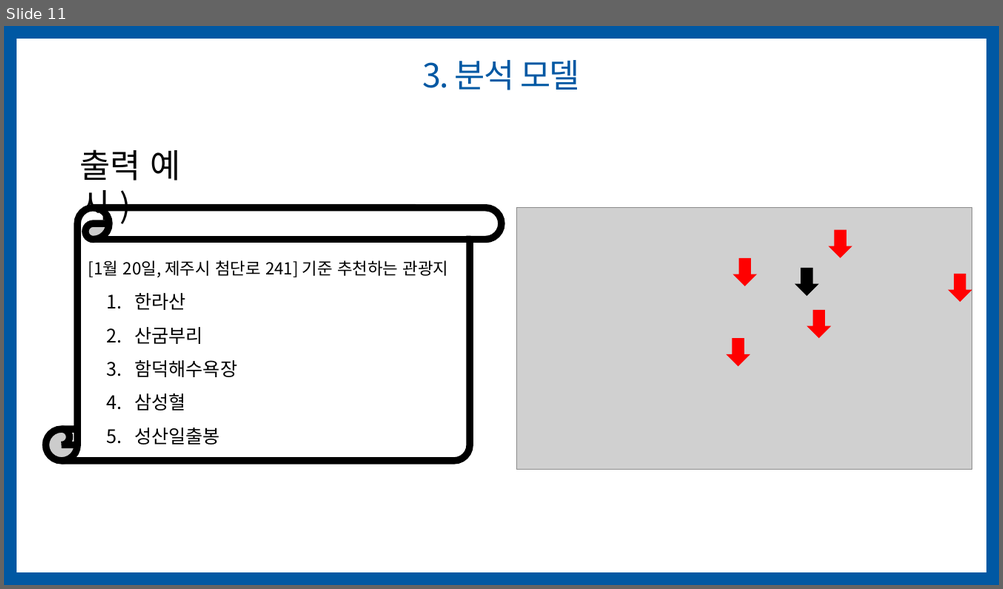
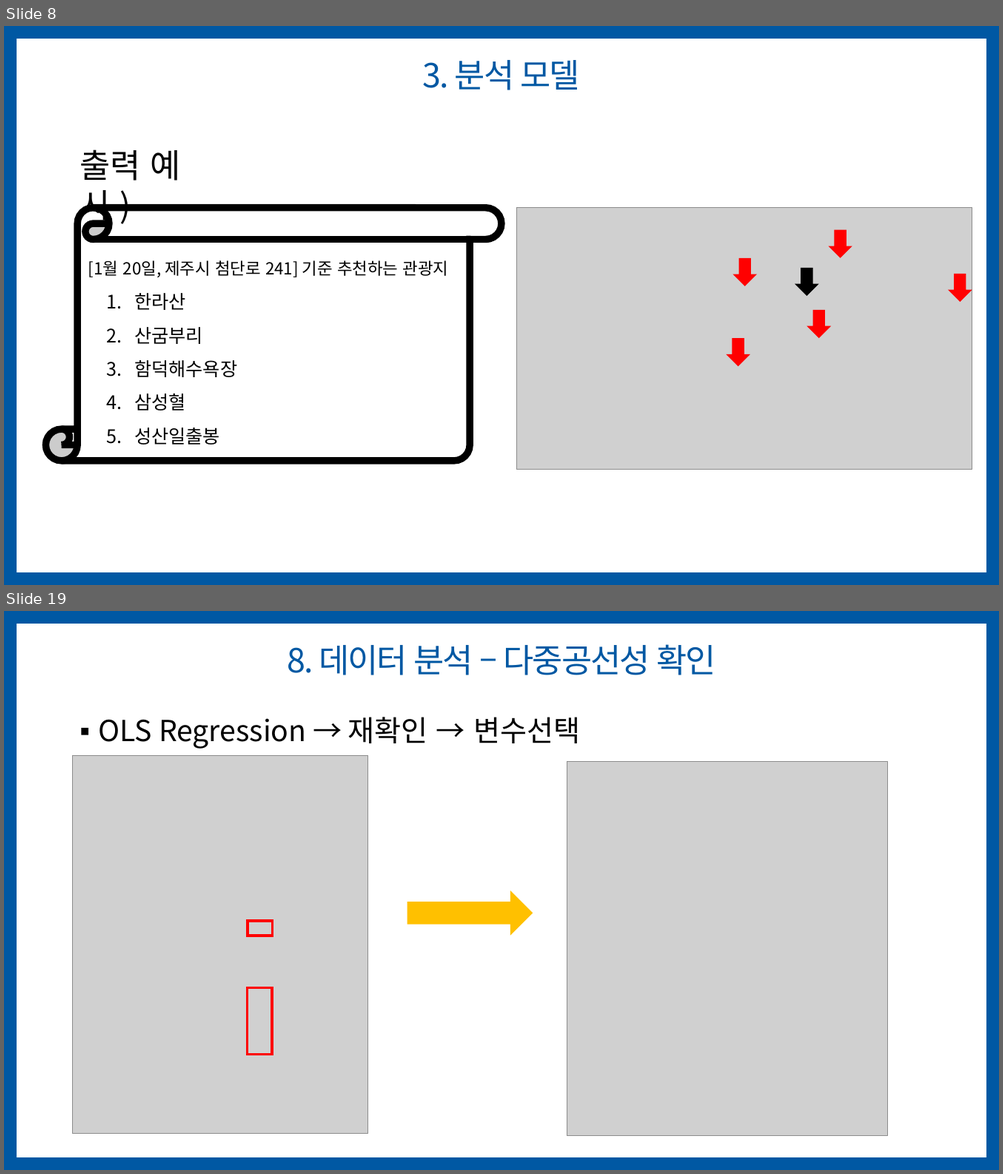
Before and after one commit to jihyeyun00/teamproject_python, a slide deck: 2차 팀프로젝트/6조_날씨-거리-만족도 기반의 제주도 관광지 추천(이현창,김동훈,김호경,윤지혜).pptx. Shown one above the other, each under a label of ours: slide 11 before the commit, slides 8 and 19 after it; the slides between them are not shown. The pictures are 1003x589 and 1003x1174 pixels, drawn with LibreOffice and Linux fonts; fonts in the diff are those of the drawing; grey boxes stand for pictures. Boxes give left, top, right and bottom in pixels: in the first picture for what was removed or moved away, otherwise in the second. Text is boxed around its words. In the diff, an @@ line names an element or a change of style, - is before the commit and + after.

```diff
--- a/2차 팀프로젝트/6조_날씨-거리-만족도 기반의 제주도 관광지 추천(이현창,김동훈,김호경,윤지혜).pptx
+++ b/2차 팀프로젝트/6조_날씨-거리-만족도 기반의 제주도 관광지 추천(이현창,김동훈,김호경,윤지혜).pptx
@@ slide 19 added at box(4, 611, 999, 1170), background #FFFFFF; not listed: 1 template element that a slide beside it also shows @@
@@ title added at box(287, 644, 715, 675), 32 pt, text #0058A3 @@
+8. 데이터 분석 – 다중공선성 확인
@@ text added at box(99, 717, 580, 749), 28 pt, text #000000 @@
+▪ OLS Regression → 재확인 → 변수선택
@@ picture added at box(73, 756, 368, 1133) @@
@@ picture added at box(567, 762, 888, 1136) @@
@@ right arrow added at box(407, 891, 532, 936), fill #FFC000 @@
@@ rectangle added at box(247, 920, 272, 936), outline #FF0000 2.5 pt @@
@@ rectangle added at box(247, 988, 272, 1055), outline #FF0000 2.5 pt @@
@@ what was slide 11 is now slide 8 @@
```
Also in this commit, not shown: 6 slides changed, 11 other slides added, 6 slides removed, 13 other files.
